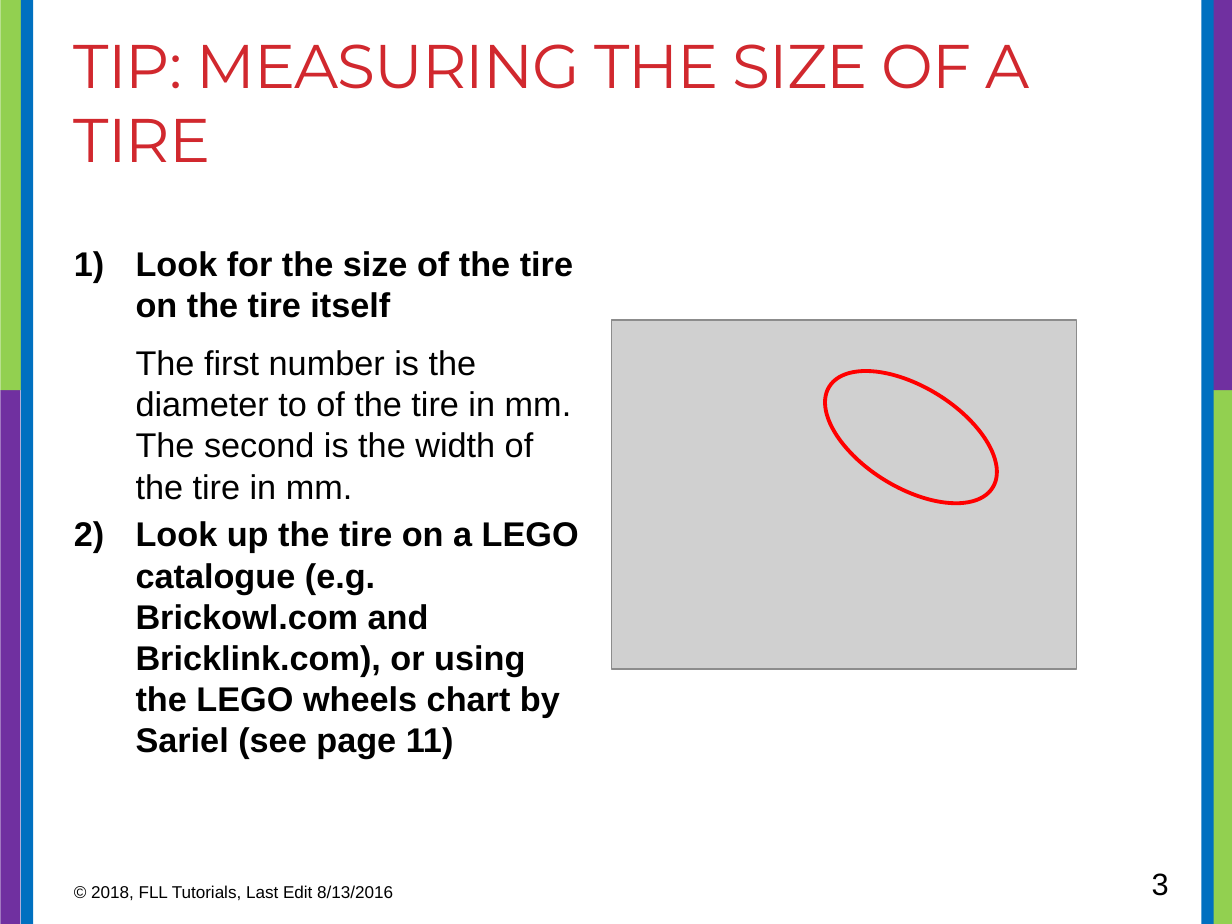
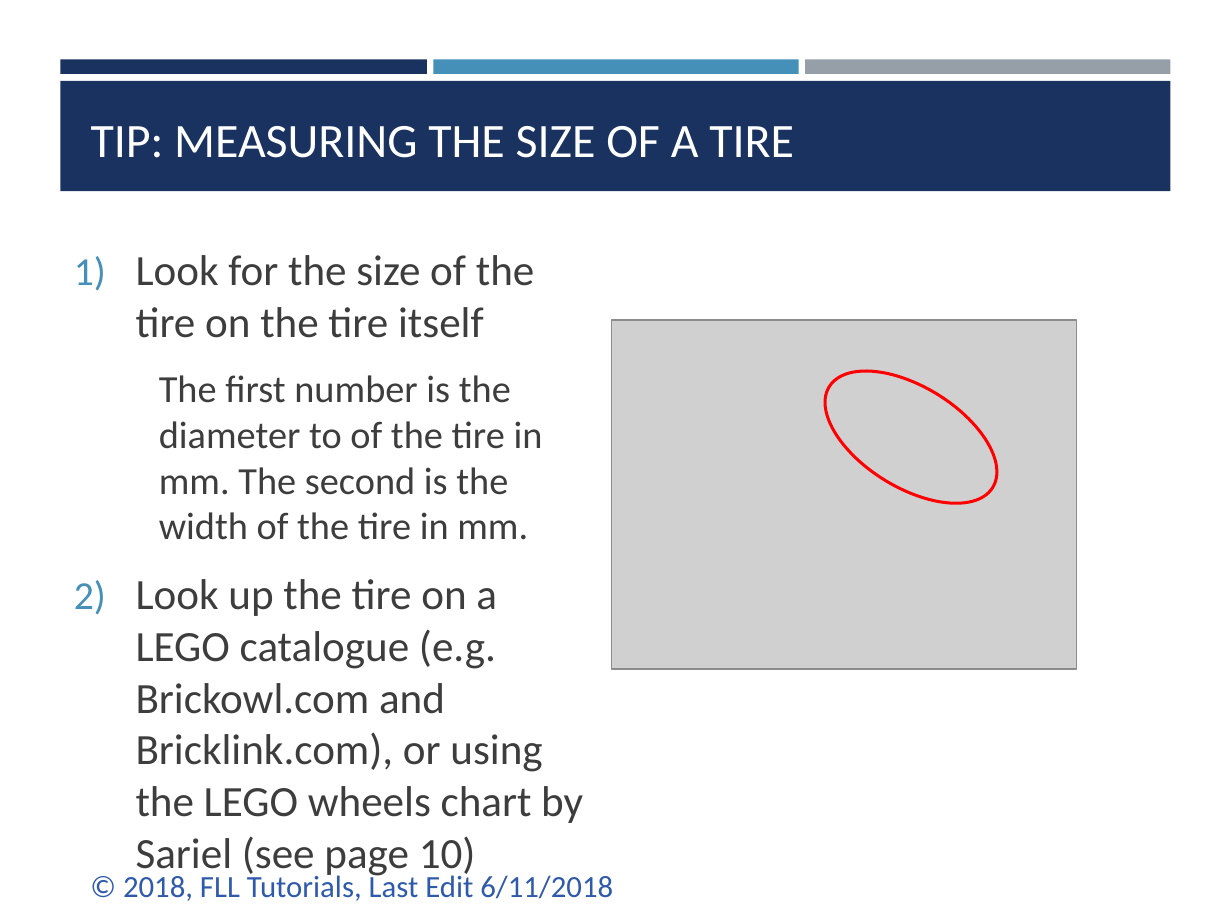
Before and after one commit to ev3lessons/FLL-Tutorials, a slide deck: slide 3 of translations/en-us/RobotGame/Wheels.pptx. Drawn at 1232x924 pixels with LibreOffice and Linux fonts; fonts in the diff are those of the drawing; grey boxes stand for pictures. Boxes give left, top, right and bottom in pixels: in the first picture for what was removed or moved away, otherwise in the second. Text is boxed around its words. In the diff, an @@ line names an element or a change of style, - is before the commit and + after.

```diff
--- a/translations/en-us/RobotGame/Wheels.pptx
+++ b/translations/en-us/RobotGame/Wheels.pptx
@@ rectangle removed at [0,0,25,391] @@
@@ rectangle removed at [21,0,33,924] @@
@@ rectangle removed at [1201,0,1214,924] @@
@@ rectangle removed at [1207,0,1232,391] @@
@@ rectangle added at [60,59,426,74], fill #1A3260 @@
@@ rectangle added at [434,59,798,74], fill #4590B8 @@
@@ rectangle added at [806,59,1170,74], fill #969FA7 @@
@@ rectangle added at [60,81,1170,191], fill #1A3260 @@
@@ title "TIP: MEASURING THE SIZE OF ...": place and size @@
-title "TIP: MEASURING THE SIZE OF ..." at [74,44,1029,162]
+title "TIP: MEASURING THE SIZE OF ..." at [91,126,794,158]
@@ title "TIP: MEASURING THE SIZE OF ..." at [91,126,794,158]: size 36 to 28 pt, font Montserrat to Calibri, text colour #D1282E to #FFFFFF, letter spacing -0.6 to 0 pt; vertical alignment top to bottom @@
@@ text at [136,255,543,540]: size 20 to 25.2 pt, bold off in "Look for the size of the tire ..."; font Arial to Calibri, text colour #000000 to #3D3D3D in "Look for the size of the tire ...", "The first number is the diameter to ..."; size 20 to 22.4 pt in "The first number is the diameter to ..."; more space between paragraphs; indent changed @@
@@ rectangle removed at [0,391,20,924] @@
@@ rectangle removed at [1212,391,1232,924] @@
@@ text at [136,579,583,823]: text changed; size 20 to 25.2 pt; font Arial to Calibri; text colour #000000 to #3D3D3D; bold off @@
-2) Look up the tire on a LEGO catalogue (e.g. Brickowl.com and Bricklink.com), or using the LEGO wheels chart by Sariel (see page 11)
+2) Look up the tire on a LEGO catalogue (e.g. Brickowl.com and Bricklink.com), or using the LEGO wheels chart by Sariel (see page 10)
@@ text at [123,871,613,901]: text changed; size 10 to 18 pt; font Arial to Calibri; text colour #000000 to #2F5AAC @@
-© 2018, FLL Tutorials, Last Edit 8/13/2016
+© 2018, FLL Tutorials, Last Edit 6/11/2018
@@ page number removed at [1152,873,1169,896] @@
-3
```
Also in this commit, not shown: 9 other slides changed, 1 slide added, 2 slides removed, 24 other files.
